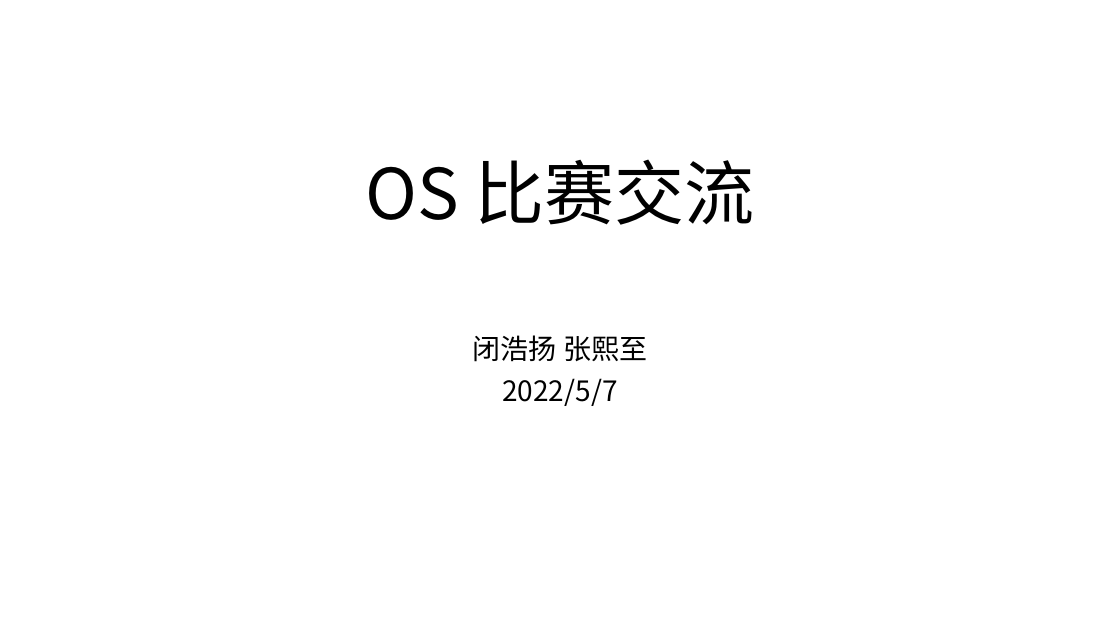
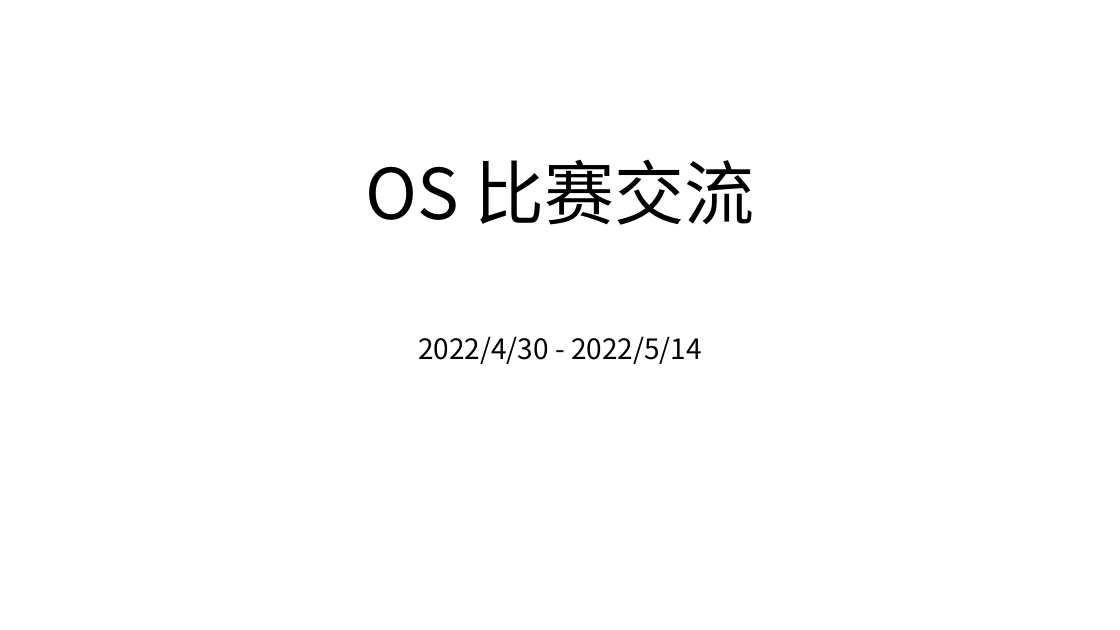
Before and after one commit to scPointer/maturin, a slide deck: slide 1 of repo/0507.pptx. Drawn at 1120x630 pixels with LibreOffice and Linux fonts; fonts in the diff are those of the drawing. Boxes give left, top, right and bottom in pixels: in the first picture for what was removed or moved away, otherwise in the second. Text is boxed around its words. In the diff, an @@ line names an element or a change of style, - is before the commit and + after.

```diff
--- a/repo/0507.pptx
+++ b/repo/0507.pptx
@@ subtitle at (418,336,702,364): text changed @@
-闭浩扬 张熙至
-2022/5/7
+2022/4/30 - 2022/5/14
```
Also in this commit, not shown: 4 other slides changed, 9 slides added, 1 other file.
